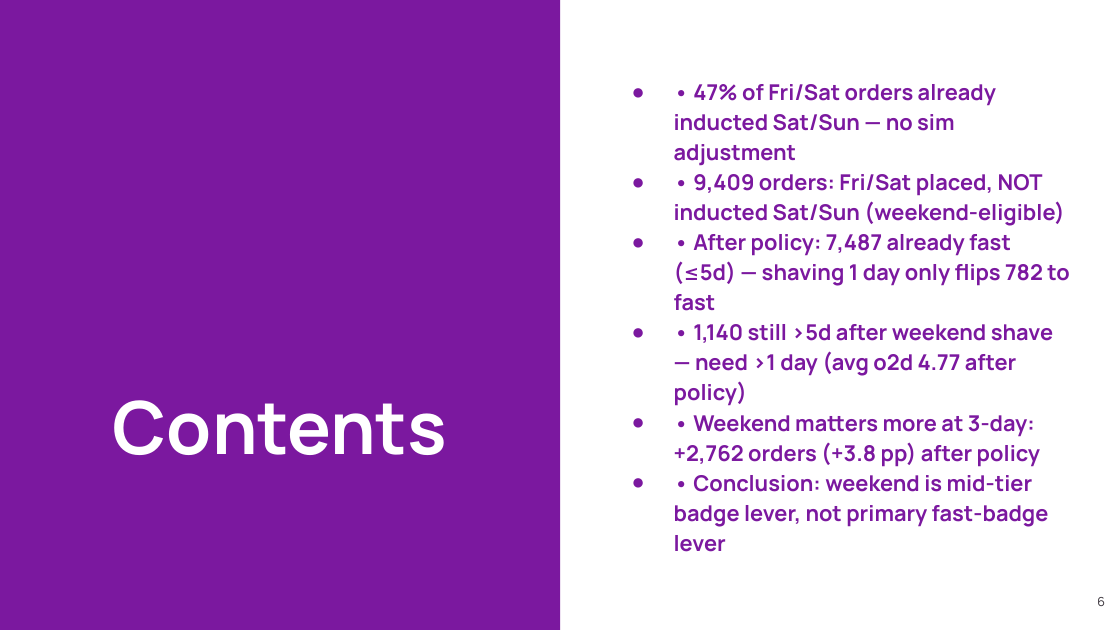
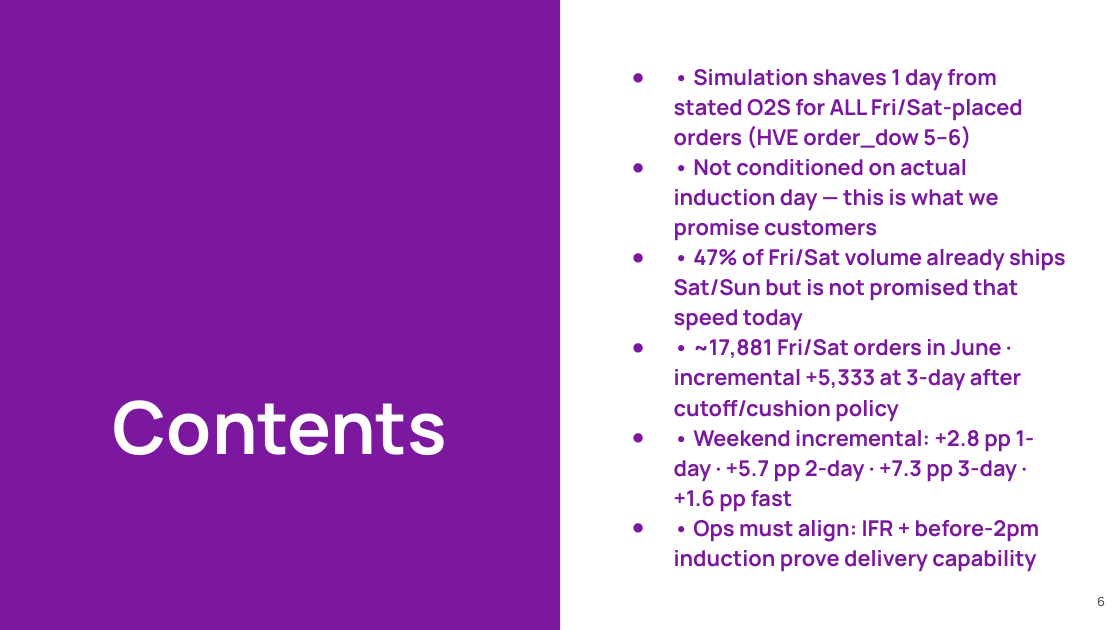
Before and after one commit to et844p/O2S, a slide deck: slide 6 of output/safavieh/Safavieh_CEO_June_MSBD.pptx. Drawn at 1120x630 pixels with LibreOffice and Linux fonts; fonts in the diff are those of the drawing; background and template pictures are left out. Boxes give left, top, right and bottom in pixels: in the first picture for what was removed or moved away, otherwise in the second. Text is boxed around its words. In the diff, an @@ line names an element or a change of style, - is before the commit and + after.

```diff
--- a/output/safavieh/Safavieh_CEO_June_MSBD.pptx
+++ b/output/safavieh/Safavieh_CEO_June_MSBD.pptx
@@ text at <box>674,69,1066,572</box>: text changed @@
-● • 47% of Fri/Sat orders already inducted Sat/Sun — no sim adjustment
-● • 9,409 orders: Fri/Sat placed, NOT inducted Sat/Sun (weekend-eligible)
-● • After policy: 7,487 already fast (≤5d) — shaving 1 day only flips 782 to fast
-● • 1,140 still >5d after weekend shave — need >1 day (avg o2d 4.77 after policy)
-● • Weekend matters more at 3-day: +2,762 orders (+3.8 pp) after policy
-● • Conclusion: weekend is mid-tier badge lever, not primary fast-badge lever
+● • Simulation shaves 1 day from stated O2S for ALL Fri/Sat-placed orders (HVE order_dow 5–6)
+● • Not conditioned on actual induction day — this is what we promise customers
+● • 47% of Fri/Sat volume already ships Sat/Sun but is not promised that speed today
+● • ~17,881 Fri/Sat orders in June · incremental +5,333 at 3-day after cutoff/cushion policy
+● • Weekend incremental: +2.8 pp 1-day · +5.7 pp 2-day · +7.3 pp 3-day · +1.6 pp fast
+● • Ops must align: IFR + before-2pm induction prove delivery capability
```
Also in this commit, not shown: 2 other slides changed, 18 other files.
